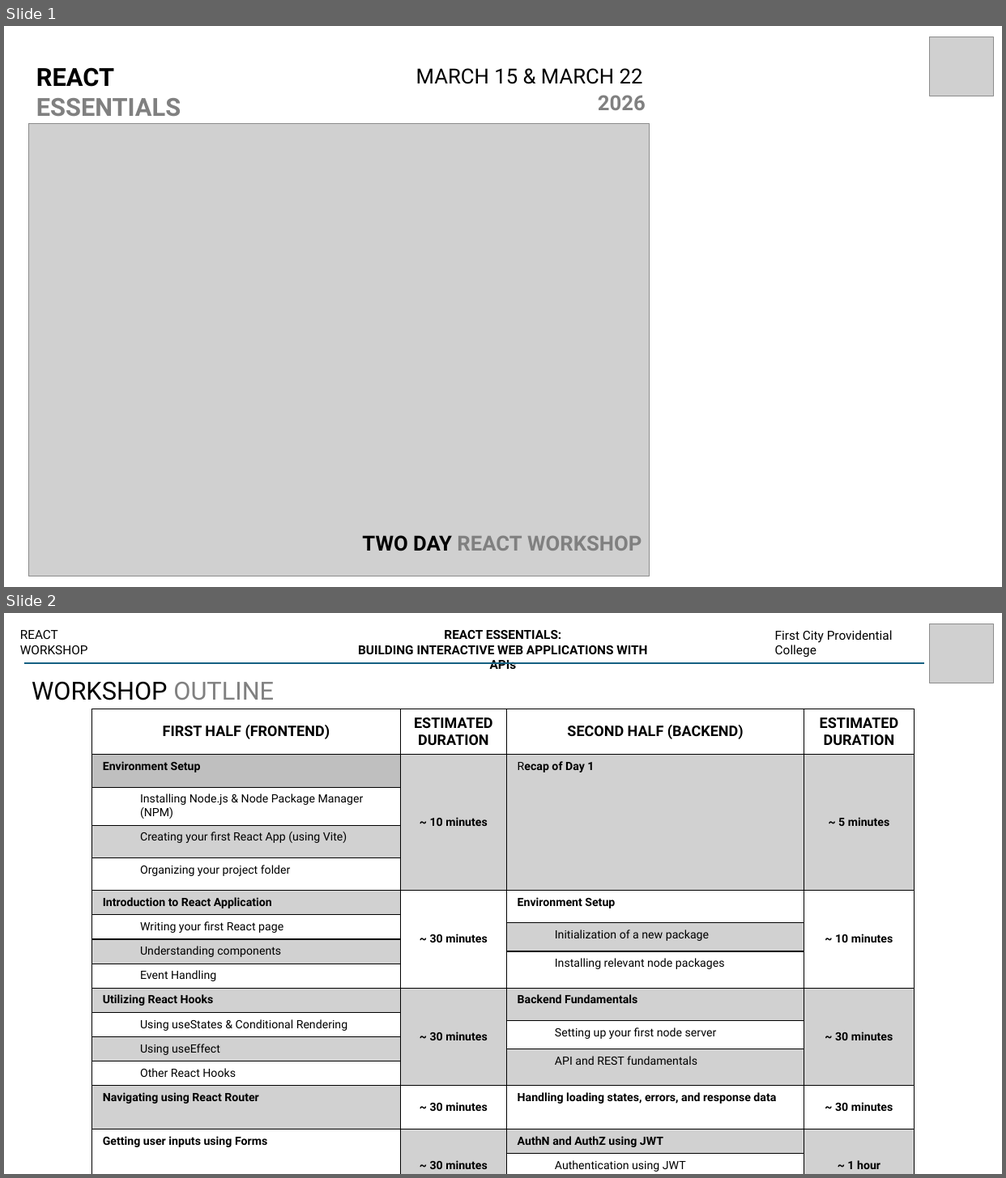
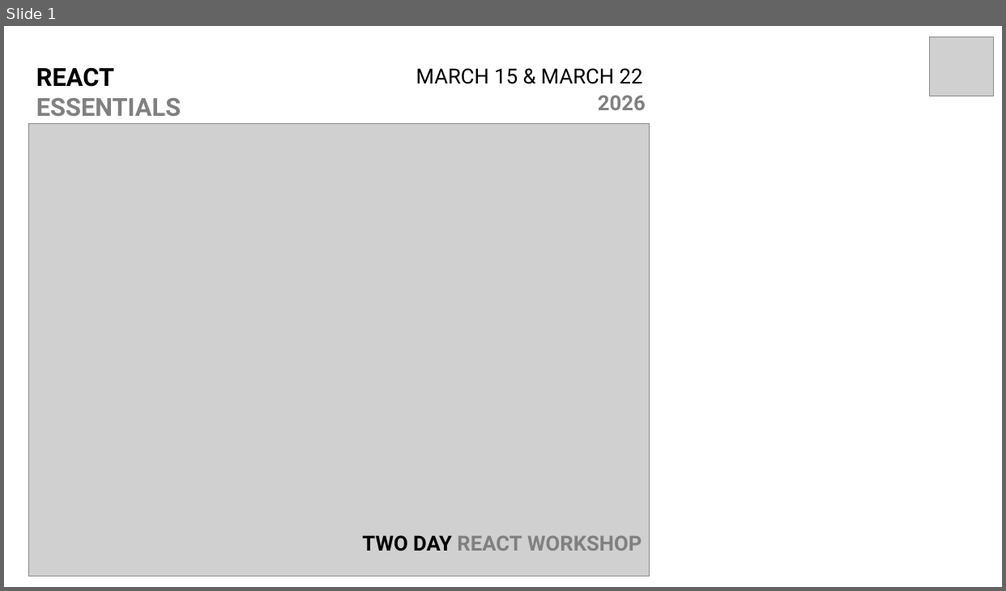
Before and after one commit to Cpm-X-Dev/ViteReactDemo, a slide deck: _Slides/REACT ESSENTIALS - HandsOn Presentation.pptx. Shown one above the other, each under a label of ours: slides 1 and 2 before the commit, slide 1 after it. The pictures are 1006x1178 and 1006x591 pixels, drawn with LibreOffice and Linux fonts; fonts in the diff are those of the drawing; grey boxes stand for pictures. Boxes give left, top, right and bottom in pixels: in the first picture for what was removed or moved away, otherwise in the second. Text is boxed around its words. In the diff, an @@ line names an element or a change of style, - is before the commit and + after.

Commit message:
adj: deleted one slide

```diff
--- a/_Slides/REACT ESSENTIALS - HandsOn Presentation.pptx
+++ b/_Slides/REACT ESSENTIALS - HandsOn Presentation.pptx
@@ slide 2 removed at (x1=4, y1=613, x2=1002, y2=1174), background #FFFFFF @@
@@ text removed at (x1=20, y1=630, x2=88, y2=654) @@
-REACT WORKSHOP
@@ text removed at (x1=358, y1=630, x2=647, y2=669) @@
-REACT ESSENTIALS:
-BUILDING INTERACTIVE WEB APPLICATIONS WITH APIs
@@ text removed at (x1=775, y1=630, x2=893, y2=657) @@
-First City Providential College
@@ picture removed at (x1=929, y1=624, x2=993, y2=683) @@
@@ line removed from (24, 663) to (924, 663) @@
@@ text removed at (x1=32, y1=681, x2=274, y2=700) @@
-WORKSHOP OUTLINE
@@ table removed at (x1=92, y1=709, x2=914, y2=1174), 21 rows, 4 columns @@
-FIRST HALF (FRONTEND) | ESTIMATED DURATION | SECOND HALF (BACKEND) | ESTIMATED DURATION
-Environment Setup | ~ 10 minutes | Recap of Day 1 | ~ 5 minutes
-Installing Node.js & Node Package Manager (NPM) |  |  | 
-Creating your first React App (using Vite) |  |  | 
-Organizing your project folder |  |  | 
-Introduction to React Application | ~ 30 minutes | Environment Setup | ~ 10 minutes
-Writing your first React page |  |  | 
- |  | Initialization of a new package | 
-Understanding components |  |  | 
- |  | Installing relevant node packages | 
-Event Handling |  |  | 
-Utilizing React Hooks | ~ 30 minutes | Backend Fundamentals | ~ 30 minutes
-Using useStates & Conditional Rendering |  |  | 
- |  | Setting up your first node server | 
-Using useEffect |  |  | 
- |  | API and REST fundamentals | 
-Other React Hooks |  |  | 
-Navigating using React Router | ~ 30 minutes | Handling loading states, errors, and response data | ~ 30 minutes
-Getting user inputs using Forms | ~ 30 minutes | AuthN and AuthZ using JWT | ~ 1 hour
- |  | Authentication using JWT | 
- |  | Protected Routes | 
```
